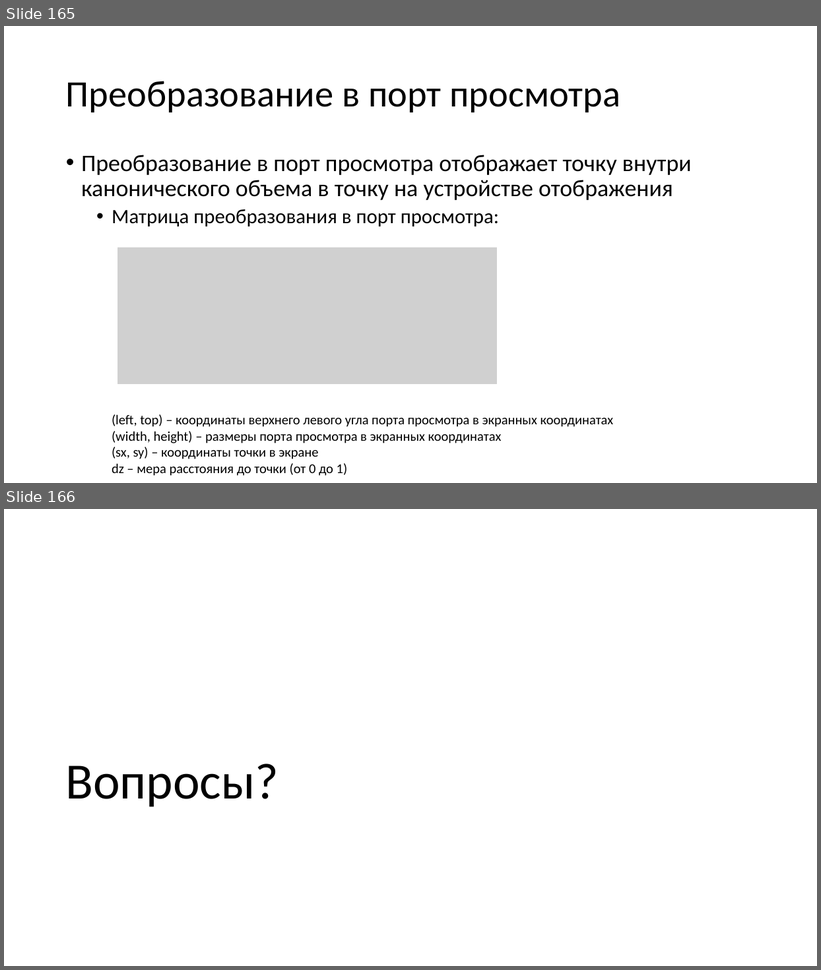
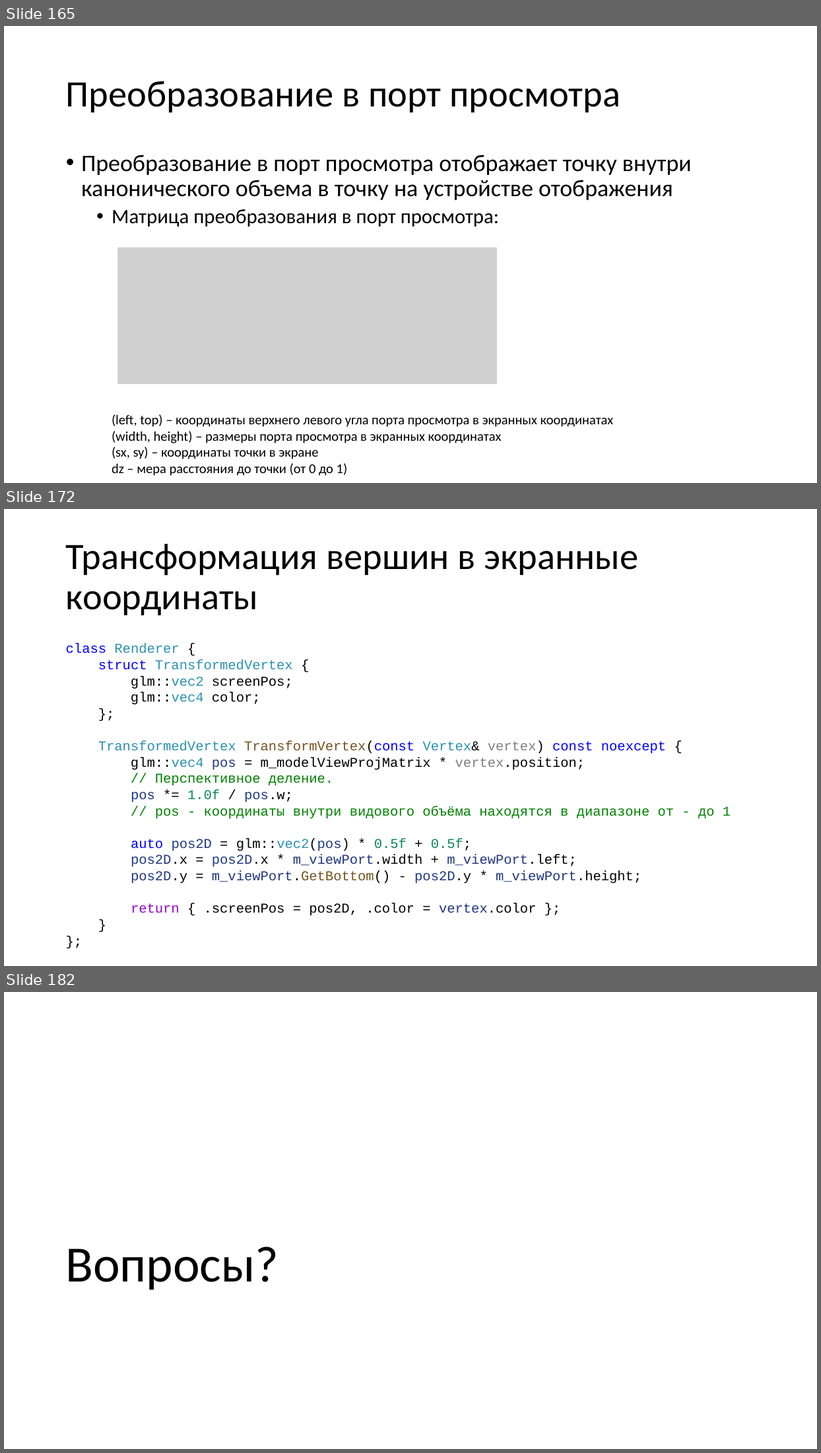
Before and after one commit to alexey-malov/cg-course, a slide deck: lectures/04/04 - Векторный анализ, трансформации и матрицы.pptx. Shown one above the other, each under a label of ours: slides 165 and 166 before the commit, slides 165, 172 and 182 after it; the slides between them are not shown. The pictures are 821x970 and 821x1453 pixels, drawn with LibreOffice and Linux fonts; fonts in the diff are those of the drawing; grey boxes stand for pictures. Boxes give left, top, right and bottom in pixels: in the first picture for what was removed or moved away, otherwise in the second. Text is boxed around its words. In the diff, an @@ line names an element or a change of style, - is before the commit and + after.

```diff
--- a/lectures/04/04 - Векторный анализ, трансформации и матрицы.pptx
+++ b/lectures/04/04 - Векторный анализ, трансформации и матрицы.pptx
@@ slide 172 added at box(4, 509, 817, 966), background #FFFFFF @@
@@ title added at box(66, 544, 639, 616), 44 pt, text #000000 @@
+Трансформация вершин в экранные координаты
@@ text added at box(66, 644, 731, 916), 16 pt, text #000000 @@
+class Renderer {
+struct TransformedVertex {
+glm::vec2 screenPos;
+glm::vec4 color;
+};
+TransformedVertex TransformVertex(const Vertex& vertex) const noexcept {
+glm::vec4 pos = m_modelViewProjMatrix * vertex.position;
+// Перспективное деление.
+pos *= 1.0f / pos.w;
+// pos - координаты внутри видового объёма находятся в диапазоне от - до 1
+auto pos2D = glm::vec2(pos) * 0.5f + 0.5f;
+pos2D.x = pos2D.x * m_viewPort.width + m_viewPort.left;
+pos2D.y = m_viewPort.GetBottom() - pos2D.y * m_viewPort.height;
+return { .screenPos = pos2D, .color = vertex.color };
+}
+};
@@ what was slide 166 is now slide 182 @@
```
Also in this commit, not shown: 2 slides changed, 15 other slides added.
